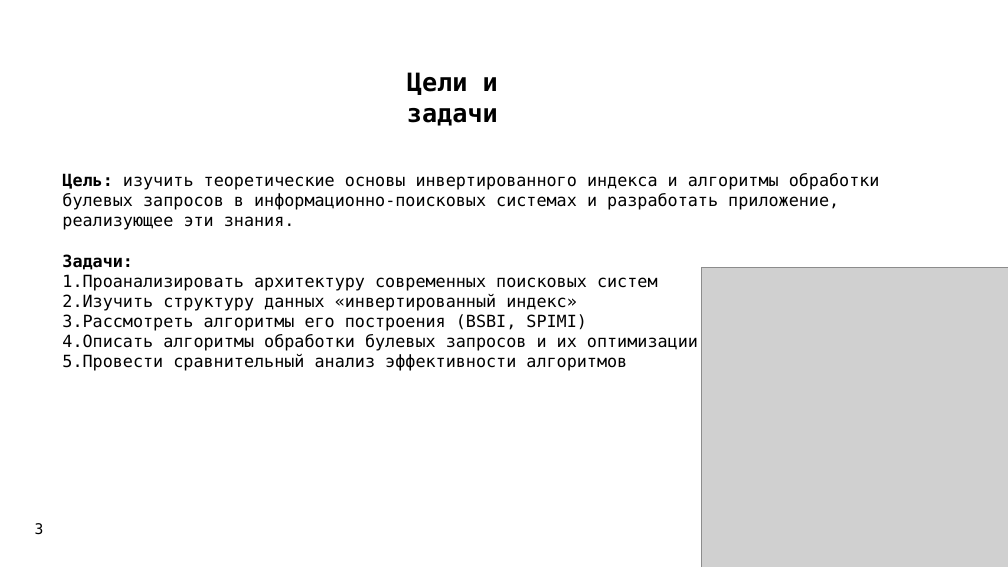
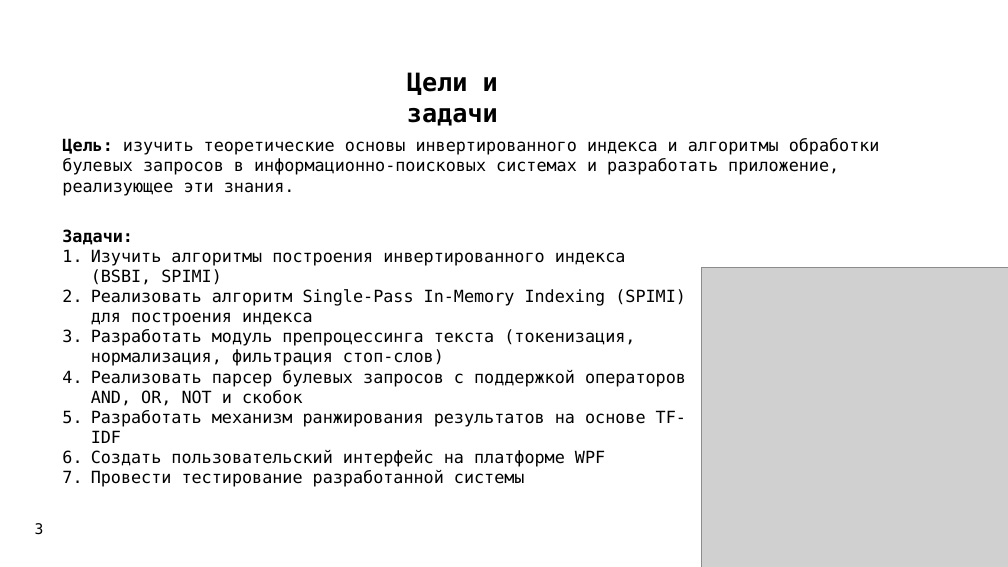
Before and after one commit to 0xK3rn0de/kursach_search, a slide deck: slide 3 of преза.pptx. Drawn at 1008x567 pixels with LibreOffice and Linux fonts; fonts in the diff are those of the drawing; grey boxes stand for pictures. Boxes give left, top, right and bottom in pixels: in the first picture for what was removed or moved away, otherwise in the second. Text is boxed around its words. In the diff, an @@ line names an element or a change of style, - is before the commit and + after.

```diff
--- a/преза.pptx
+++ b/преза.pptx
@@ text "Цель: изучить теоретические основы инвертированного ...": place and size @@
-text "Цель: изучить теоретические основы инвертированного ..." at box(62, 173, 880, 230)
+text "Цель: изучить теоретические основы инвертированного ..." at box(62, 138, 880, 196)
@@ text "Задачи:": place and size @@
-text "Задачи:" at box(62, 254, 698, 371)
+text "Задачи:" at box(62, 229, 686, 487)
@@ text at box(91, 249, 686, 487): text changed @@
-1. Проанализировать архитектуру современных поисковых систем
-2. Изучить структуру данных «инвертированный индекс»
-3. Рассмотреть алгоритмы его построения (BSBI, SPIMI)
-4. Описать алгоритмы обработки булевых запросов и их оптимизации
-5. Провести сравнительный анализ эффективности алгоритмов
+1. Изучить алгоритмы построения инвертированного индекса (BSBI, SPIMI)
+2. Реализовать алгоритм Single-Pass In-Memory Indexing (SPIMI) для построения индекса
+3. Разработать модуль препроцессинга текста (токенизация, нормализация, фильтрация стоп-слов)
+4. Реализовать парсер булевых запросов с поддержкой операторов AND, OR, NOT и скобок
+5. Разработать механизм ранжирования результатов на основе TF-IDF
+6. Создать пользовательский интерфейс на платформе WPF
+7. Провести тестирование разработанной системы
```
Also in this commit, not shown: 1 other slide changed, 7 slides added, 11 slides removed, 15 other files.
